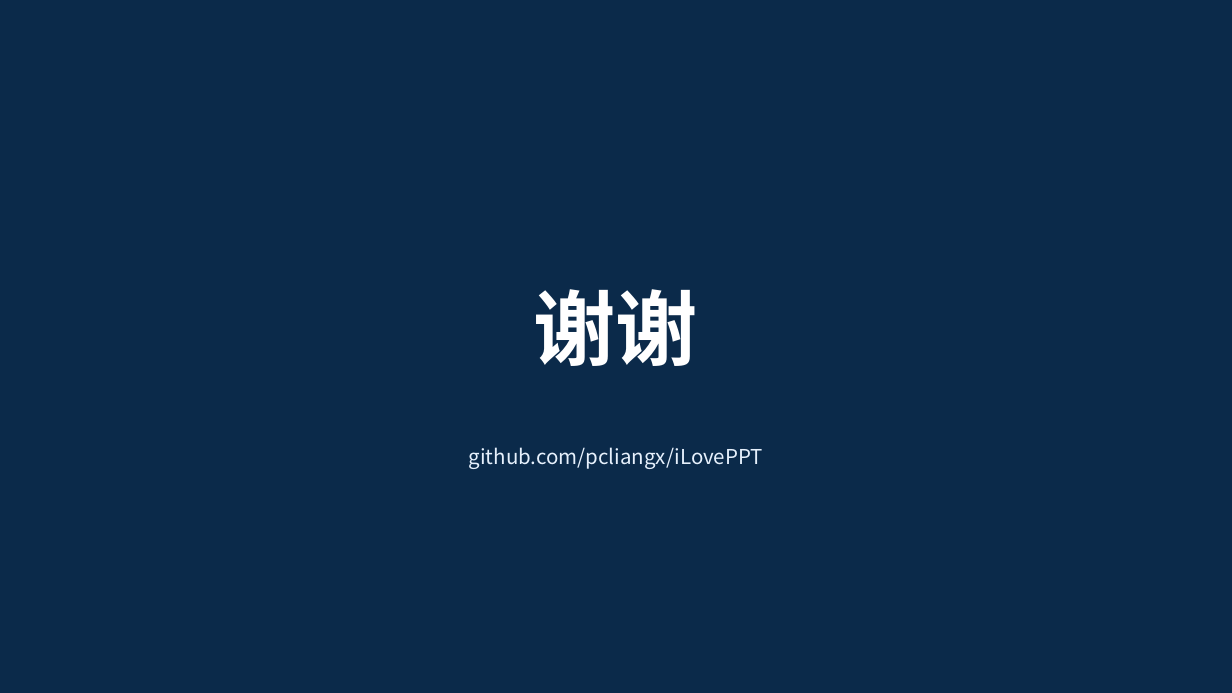
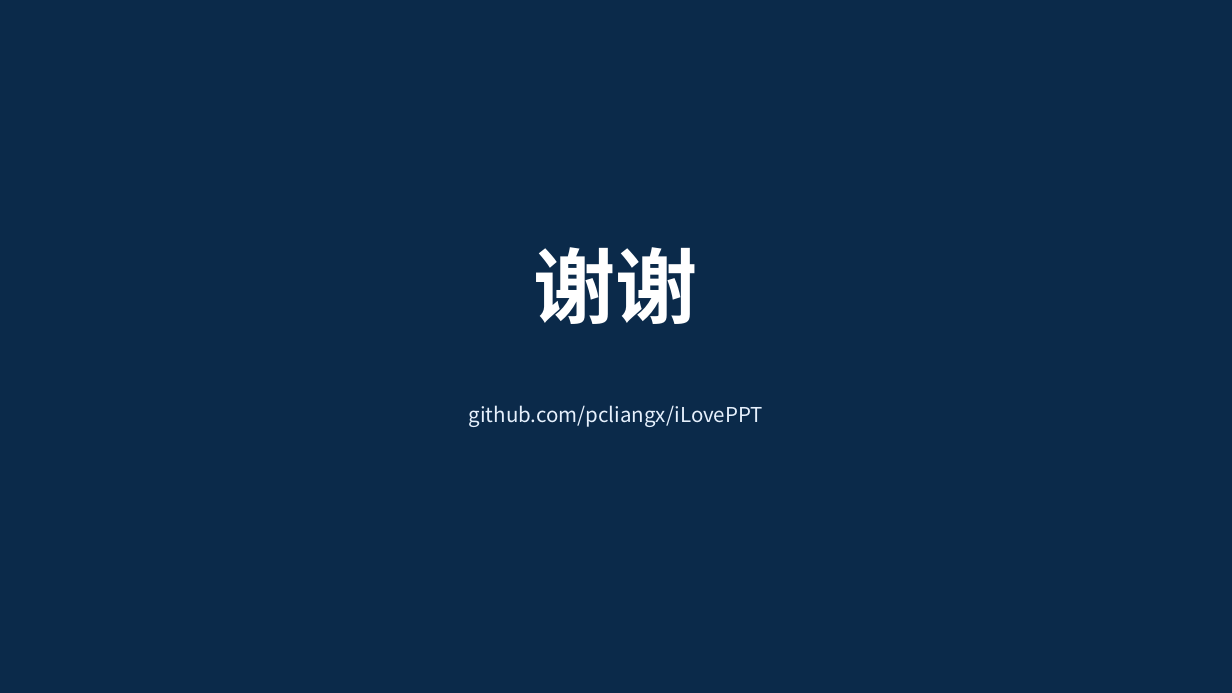
Before and after one commit to rogerluo2016ROL/iLovePPT, a slide deck: slide 8 of skills/pptx-deck/examples/sample_output.pptx. Drawn at 1232x693 pixels with LibreOffice and Linux fonts; fonts in the diff are those of the drawing. Boxes give left, top, right and bottom in pixels: in the first picture for what was removed or moved away, otherwise in the second. Text is boxed around its words. In the diff, an @@ line names an element or a change of style, - is before the commit and + after.

```diff
--- a/skills/pptx-deck/examples/sample_output.pptx
+++ b/skills/pptx-deck/examples/sample_output.pptx
@@ text "谢谢": place and size @@
-text "谢谢" at bbox=[534, 289, 698, 366]
+text "谢谢" at bbox=[534, 247, 698, 324]
@@ text "github.com/pcliangx/iLovePPT": place and size @@
-text "github.com/pcliangx/iLovePPT" at bbox=[469, 447, 763, 469]
+text "github.com/pcliangx/iLovePPT" at bbox=[469, 405, 763, 427]
```
Also in this commit, not shown: 1 other slide changed, 3 other files.
